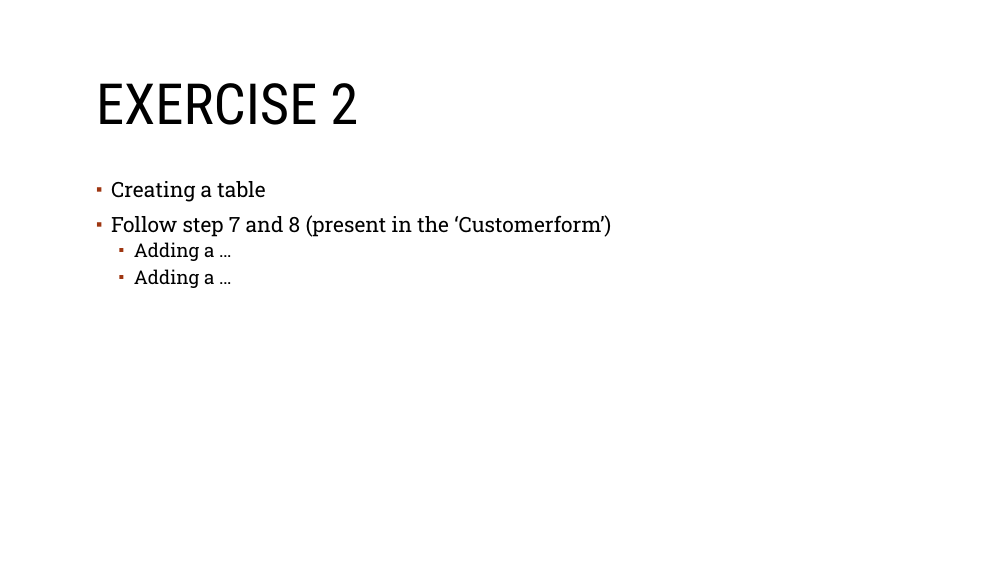
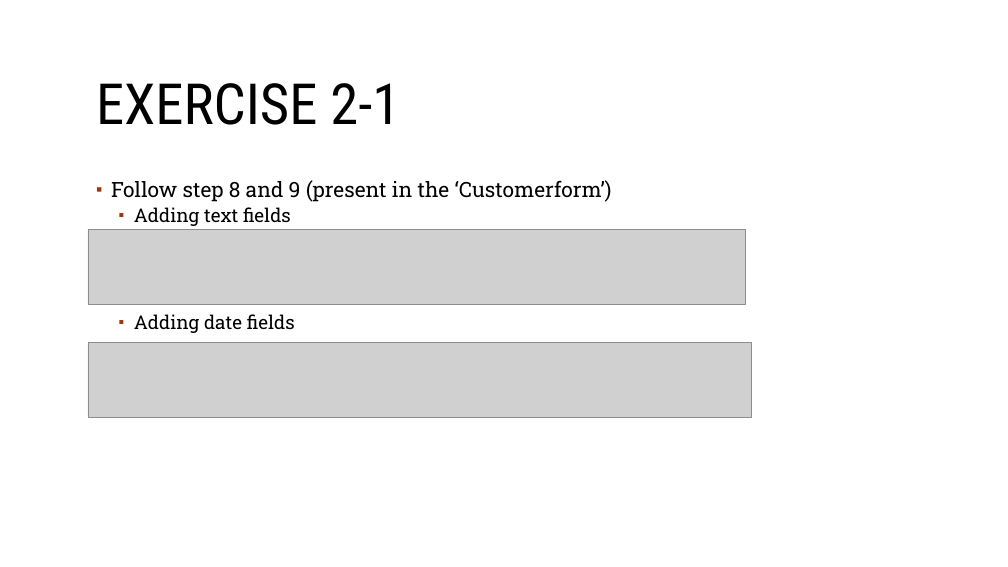
Before and after one commit to sebivenlo/Vaadin-workshop, a slide deck: slide 18 of Documentation/Frontend-technologies.odp (slide 12 before the commit). Drawn at 1008x567 pixels with LibreOffice and Linux fonts; fonts in the diff are those of the drawing; grey boxes stand for pictures; background and template pictures are left out. Boxes give left, top, right and bottom in pixels: in the first picture for what was removed or moved away, otherwise in the second. Text is boxed around its words. In the diff, an @@ line names an element or a change of style, - is before the commit and + after.

```diff
--- a/Documentation/Frontend-technologies.odp
+++ b/Documentation/Frontend-technologies.odp
@@ title at (96, 83, 400, 125): text changed @@
-EXERCISE 2
+EXERCISE 2-1
@@ text at (111, 180, 612, 333): text changed @@
-▪ Creating a table
-▪ Follow step 7 and 8 (present in the ‘Customerform’)
-  ▪ Adding a …
-  ▪ Adding a …
+▪ Follow step 8 and 9 (present in the ‘Customerform’)
+  ▪ Adding text fields
+  ▪ Adding date fields
@@ picture added at (88, 230, 745, 305) @@
@@ picture added at (88, 343, 751, 418) @@
```
Also in this commit, not shown: 9 other slides changed, 10 slides added, 2 slides removed, 5 other files.
